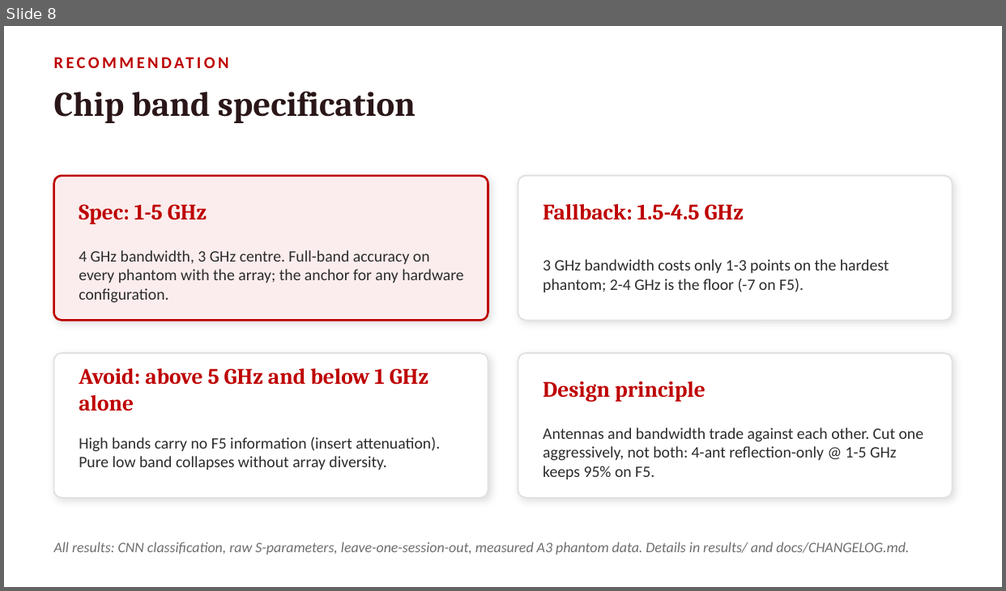
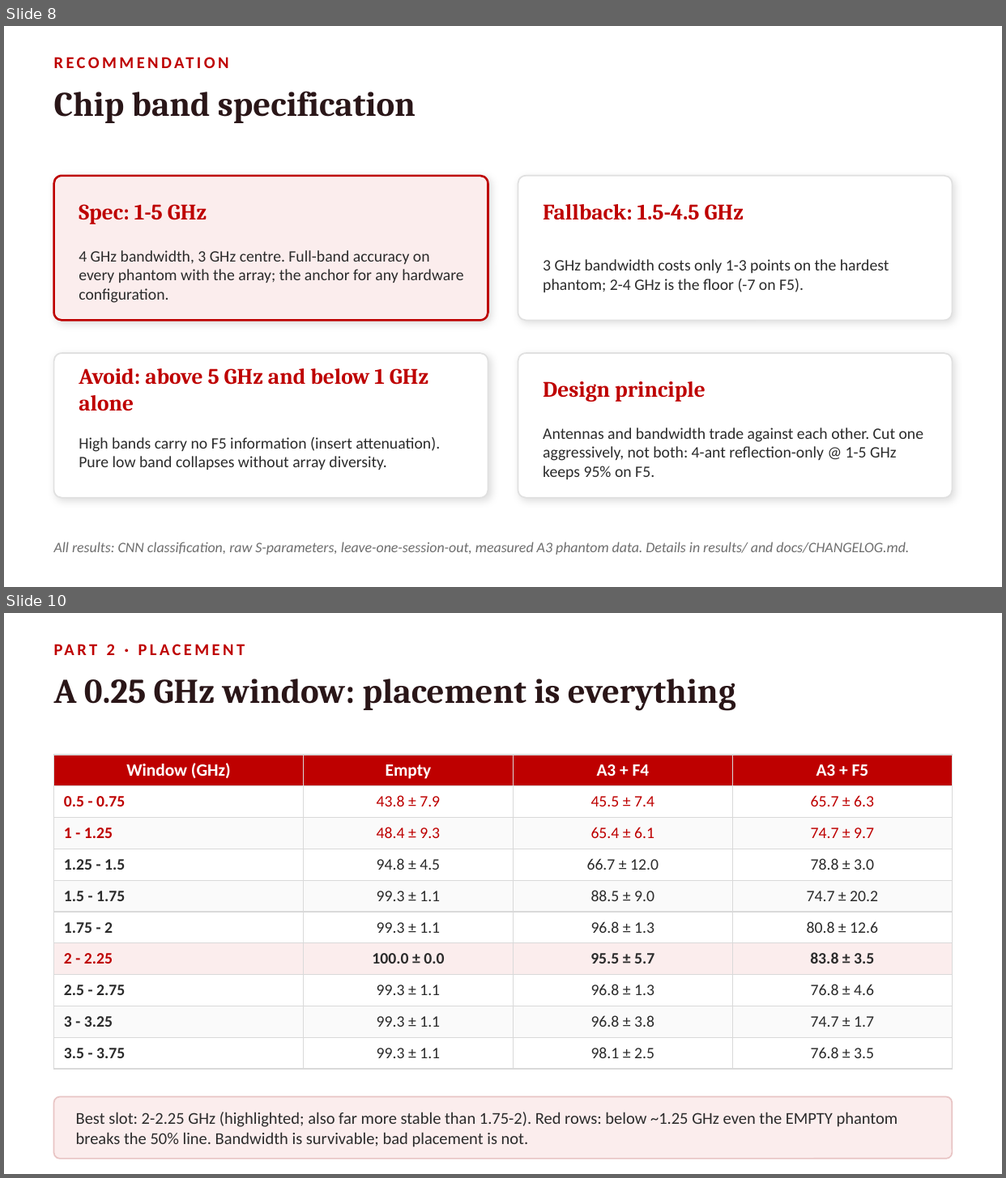
Before and after one commit to pmart1534/microwave-phantom-localization-cnn-mlp, a slide deck: presentation/Frequency_Reduction.pptx. Shown one above the other, each under a label of ours: slide 8 before the commit, slides 8 and 10 after it; the slides between them are not shown. The pictures are 1006x591 and 1006x1178 pixels, drawn with LibreOffice and Linux fonts; fonts in the diff are those of the drawing. Boxes give left, top, right and bottom in pixels: in the first picture for what was removed or moved away, otherwise in the second. Text is boxed around its words. In the diff, an @@ line names an element or a change of style, - is before the commit and + after.

```diff
--- a/presentation/Frequency_Reduction.pptx
+++ b/presentation/Frequency_Reduction.pptx
@@ slide 10 added at (x1=4, y1=613, x2=1002, y2=1174), background #FFFFFF @@
@@ text added at (x1=107, y1=644, x2=115, y2=655), 12 pt, text #BE0000, bold @@
+PART 2 · PLACEMENT
@@ text added at (x1=54, y1=679, x2=736, y2=711), 25 pt, text #2A1618, bold @@
+A 0.25 GHz window: placement is everything
@@ table added at (x1=54, y1=755, x2=952, y2=1062), 10 rows, 4 columns @@
+Window (GHz) | Empty | A3 + F4 | A3 + F5
+0.5 - 0.75 | 43.8 ± 7.9 | 45.5 ± 7.4 | 65.7 ± 6.3
+1 - 1.25 | 48.4 ± 9.3 | 65.4 ± 6.1 | 74.7 ± 9.7
+1.25 - 1.5 | 94.8 ± 4.5 | 66.7 ± 12.0 | 78.8 ± 3.0
+1.5 - 1.75 | 99.3 ± 1.1 | 88.5 ± 9.0 | 74.7 ± 20.2
+1.75 - 2 | 99.3 ± 1.1 | 96.8 ± 1.3 | 80.8 ± 12.6
+2 - 2.25 | 100.0 ± 0.0 | 95.5 ± 5.7 | 83.8 ± 3.5
+2.5 - 2.75 | 99.3 ± 1.1 | 96.8 ± 1.3 | 76.8 ± 4.6
+3 - 3.25 | 99.3 ± 1.1 | 96.8 ± 3.8 | 74.7 ± 1.7
+3.5 - 3.75 | 99.3 ± 1.1 | 98.1 ± 2.5 | 76.8 ± 3.5
@@ rounded rectangle added at (x1=54, y1=1097, x2=952, y2=1159), fill #FBEDED, outline #E8C4C4 1 pt @@
@@ text added at (x1=76, y1=1112, x2=898, y2=1148), 12 pt, text #2B2B2B @@
+Best slot: 2-2.25 GHz (highlighted; also far more stable than 1.75-2). Red rows: below ~1.25 GHz even the EMPTY phantom breaks the 50% line. Bandwidth is survivable; bad placement is not.
```
Also in this commit, not shown: 3 other slides added, 5 other files.
